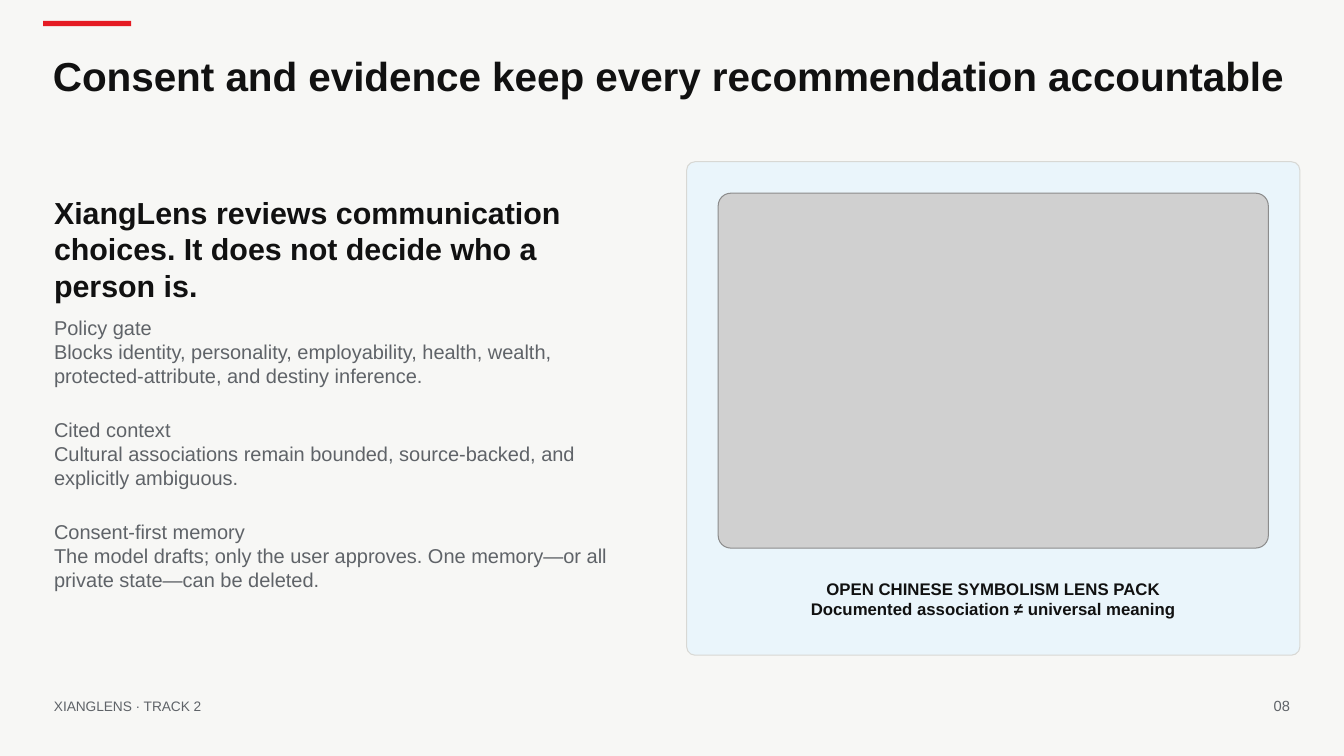
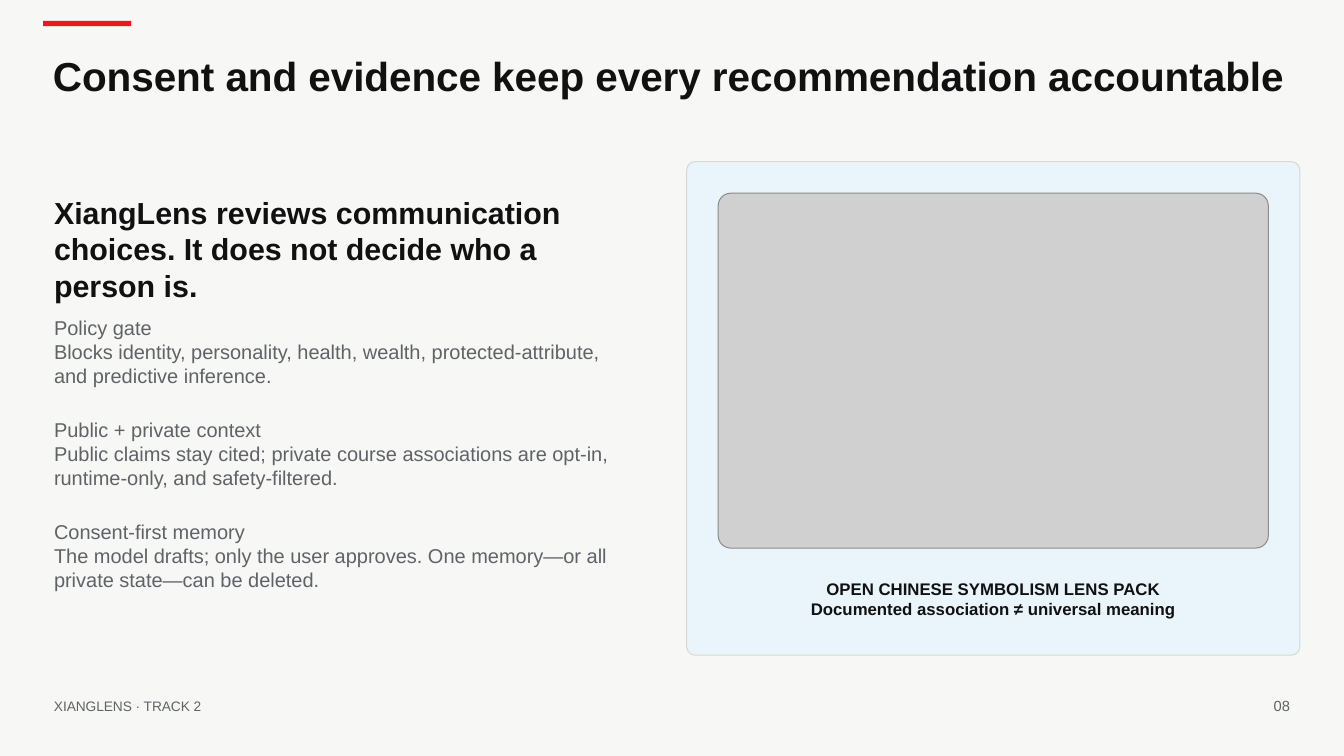
Before and after one commit to ld0574/Radeon-hackathon-2026-07, a slide deck: slide 8 of submission/XiangLens_Track2_Deck.pptx. Drawn at 1344x756 pixels with LibreOffice and Linux fonts; fonts in the diff are those of the drawing; grey boxes stand for pictures. Boxes give left, top, right and bottom in pixels: in the first picture for what was removed or moved away, otherwise in the second. Text is boxed around its words. In the diff, an @@ line names an element or a change of style, - is before the commit and + after.

Commit message:
integrate runtime-only private 108 lens tool

```diff
--- a/submission/XiangLens_Track2_Deck.pptx
+++ b/submission/XiangLens_Track2_Deck.pptx
@@ text at box(54, 344, 607, 489): text changed @@
-Blocks identity, personality, employability, health, wealth, protected-attribute, and destiny inference.
-Cited context
-Cultural associations remain bounded, source-backed, and explicitly ambiguous.
+Blocks identity, personality, health, wealth, protected-attribute, and predictive inference.
+Public + private context
+Public claims stay cited; private course associations are opt-in, runtime-only, and safety-filtered.
```
Also in this commit, not shown: 5 other slides changed, 23 other files.
